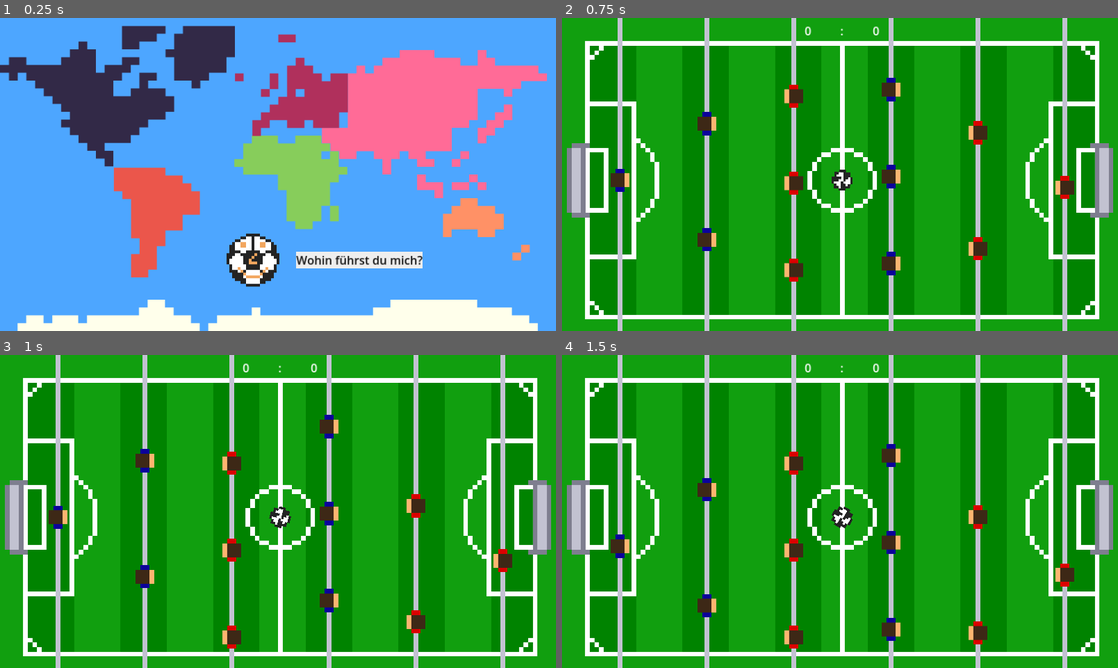
Above: before the commit, frames 1-4 (two rows, left to right).
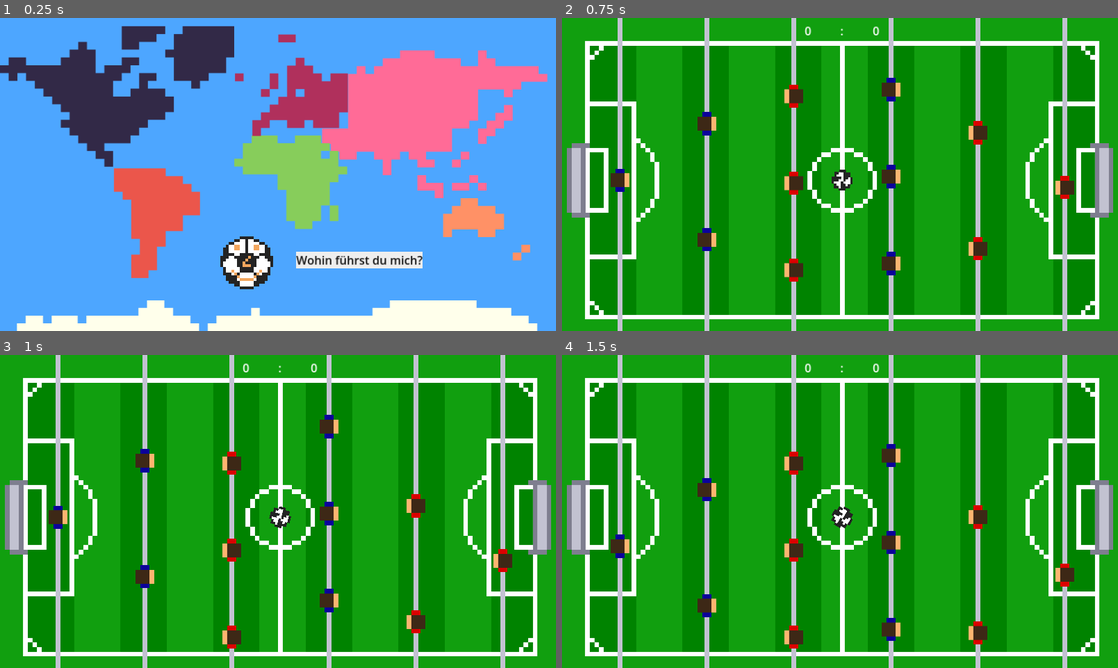
Above: after the commit, the same moments.

Repository: HephaistosForge/Boltzplatz
Game: Godot game, scene res://scenes/main_menu/main_menu.tscn
The game is run twice, just before and just after one commit, with the same random seed, the same clock (stepped at 60 frames per second) and the same inputs. The engine's default icon, where the game draws it, is replaced by a stand-in: a white triangle on a blue panel in a dark square.
Inputs (mouse positions are in pixels of both pictures, inside the frame that each line leads up to):
- Up to frame 1 (0.25 s): no input
- Up to frame 2 (0.75 s): tap Enter (kick_player_right) at 0.5 s; move the mouse to (1006, 121) at 0.52 s; hold Down (down_player_right) from 0.53 s (still down); click (1006, 121) at 0.67 s
- Up to frame 3 (1 s): keep holding Down (down_player_right)
- Up to frame 4 (1.5 s): move the mouse to (728, 527) at 1.27 s; release Down (down_player_right) at 1.28 s; hold S (down_player_left) from 1.28 s (still down); click (728, 527) at 1.42 s

The runs differ from the first frame. In frame 1, 3.1% of the frame differs, in the area x 0-99%, y 2-100%; in frame 2, nothing differs; in frame 3, nothing differs; in frame 4, nothing differs.

Commit message:
Add tweens in main_menu

Diff:
--- a/scenes/main_menu/africa.gd
+++ /dev/null
@@ -1,23 +0,0 @@
-extends Area2D
-var tween
-@onready var default_continent = preload("res://world.tscn")
-
-func _on_mouse_entered():
-	if tween:
-		tween.kill()
-	tween = create_tween()
-	tween.tween_property($".","scale", Vector2(1.05,1.05), 0.5)
-
-
-func _on_mouse_exited():
-	if tween:
-		tween.kill()
-	tween = create_tween()
-	tween.tween_property($".","scale", Vector2(1.0,1.0), 0.5)
-
-
-func _on_input_event(_viewport, event, _shape_idx):
-	if event is InputEventMouseButton:
-		if event.button_index == MOUSE_BUTTON_MASK_LEFT and event.pressed:
-			get_tree().change_scene_to_packed(default_continent)
-			Global.selected_level_settings = Global.LEVEL_SETTINGS.SAND
--- a/scenes/main_menu/antarctica.gd
+++ /dev/null
@@ -1,26 +0,0 @@
-extends Area2D
-var tween
-@onready var default_continent = preload("res://world.tscn")
-@onready var initial_sprite_position = $AnimatedSprite2D.position
-
-func _on_mouse_entered():
-	if tween:
-		tween.kill()
-	tween = create_tween()
-	tween.tween_property($".","scale", Vector2(1.05,1.05), 0.5)
-	tween.parallel().tween_property($AnimatedSprite2D, "position", initial_sprite_position+Vector2(0,-40), 0.5)
-
-
-func _on_mouse_exited():
-	if tween:
-		tween.kill()
-	tween = create_tween()
-	tween.tween_property($".","scale", Vector2(1.0,1.0), 0.5)
-	tween.parallel().tween_property($AnimatedSprite2D, "position", initial_sprite_position, 0.5)
-
-
-func _on_input_event(_viewport, event, _shape_idx):
-	if event is InputEventMouseButton:
-		if event.button_index == MOUSE_BUTTON_MASK_LEFT and event.pressed:
-			get_tree().change_scene_to_packed(default_continent)
-			Global.selected_level_settings = Global.LEVEL_SETTINGS.ICE
--- a/scenes/main_menu/asia.gd
+++ /dev/null
@@ -1,23 +0,0 @@
-extends Area2D
-var tween
-@onready var default_continent = preload("res://world.tscn")
-
-func _on_mouse_entered():
-	if tween:
-		tween.kill()
-	tween = create_tween()
-	tween.tween_property($".","scale", Vector2(1.05,1.05), 0.5)
-
-
-func _on_mouse_exited():
-	if tween:
-		tween.kill()
-	tween = create_tween()
-	tween.tween_property($".","scale", Vector2(1.0,1.0), 0.5)
-
-
-func _on_input_event(_viewport, event, _shape_idx):
-	if event is InputEventMouseButton:
-		if event.button_index == MOUSE_BUTTON_MASK_LEFT and event.pressed:
-			get_tree().change_scene_to_packed(default_continent)
-			Global.selected_level_settings = Global.LEVEL_SETTINGS.DEFAULT2
--- a/scenes/main_menu/australia.gd
+++ /dev/null
@@ -1,23 +0,0 @@
-extends Area2D
-var tween
-@onready var default_continent = preload("res://world.tscn")
-
-func _on_mouse_entered():
-	if tween:
-		tween.kill()
-	tween = create_tween()
-	tween.tween_property($".","scale", Vector2(1.05,1.05), 0.5)
-
-
-func _on_mouse_exited():
-	if tween:
-		tween.kill()
-	tween = create_tween()
-	tween.tween_property($".","scale", Vector2(1.0,1.0), 0.5)
-
-
-func _on_input_event(_viewport, event, _shape_idx):
-	if event is InputEventMouseButton:
-		if event.button_index == MOUSE_BUTTON_MASK_LEFT and event.pressed:
-			get_tree().change_scene_to_packed(default_continent)
-			Global.selected_level_settings = Global.LEVEL_SETTINGS.MUD
--- /dev/null
+++ b/scenes/main_menu/ballface.gd
@@ -0,0 +1,22 @@
+extends TextureRect
+
+@onready var initial_scale = scale
+
+func _on_mouse_entered():
+	var tween = create_tween()
+	tween.tween_property(self, "scale", initial_scale * 1.2, 0.25) \
+		.set_ease(Tween.EASE_OUT).set_trans(Tween.TRANS_BACK)
+	tween.parallel().tween_property(self, "rotation", 2*PI, 0.25) \
+		.set_ease(Tween.EASE_OUT).set_trans(Tween.TRANS_QUART)
+	tween.parallel().tween_property(self, "modulate", Color(.8, .8, .8), 0.25) \
+		.set_ease(Tween.EASE_OUT).set_trans(Tween.TRANS_QUART)
+
+
+func _on_mouse_exited():
+	var tween = create_tween()
+	tween.tween_property(self, "scale", initial_scale, 0.25) \
+		.set_ease(Tween.EASE_OUT).set_trans(Tween.TRANS_ELASTIC)
+	tween.parallel().tween_property(self, "rotation", 0, 0.25) \
+		.set_ease(Tween.EASE_OUT).set_trans(Tween.TRANS_QUART)
+	tween.parallel().tween_property(self, "modulate", Color.WHITE, 0.25) \
+		.set_ease(Tween.EASE_OUT).set_trans(Tween.TRANS_QUART)
--- /dev/null
+++ b/scenes/main_menu/continent.gd
@@ -0,0 +1,30 @@
+extends Area2D
+@onready var default_continent = preload("res://world.tscn")
+
+@export var level_settings = Global.LEVEL_SETTINGS.STREET
+
+func _on_mouse_entered():
+	var tween = create_tween()
+	tween.tween_property(self, "scale", Vector2.ONE * 1.05, 0.25) \
+		.set_ease(Tween.EASE_OUT).set_trans(Tween.TRANS_ELASTIC)
+	tween.parallel().tween_property(self, "rotation", .02, 0.25) \
+		.set_ease(Tween.EASE_OUT).set_trans(Tween.TRANS_ELASTIC)
+	tween.parallel().tween_property(self, "modulate", Color(.8, .8, .8), 0.25) \
+		.set_ease(Tween.EASE_OUT).set_trans(Tween.TRANS_EXPO)
+
+
+func _on_mouse_exited():
+	var tween = create_tween()
+	tween.tween_property(self, "scale", Vector2.ONE, 0.25) \
+		.set_ease(Tween.EASE_OUT).set_trans(Tween.TRANS_ELASTIC)
+	tween.parallel().tween_property(self, "rotation", 0, 0.25) \
+		.set_ease(Tween.EASE_OUT).set_trans(Tween.TRANS_ELASTIC)
+	tween.parallel().tween_property(self, "modulate", Color.WHITE, 0.25) \
+		.set_ease(Tween.EASE_OUT).set_trans(Tween.TRANS_EXPO)
+
+
+func _on_input_event(_viewport, event, _shape_idx):
+	if event is InputEventMouseButton:
+		if event.button_index == MOUSE_BUTTON_MASK_LEFT and event.pressed:
+			get_tree().change_scene_to_packed(default_continent)
+			Global.selected_level_settings = level_settings
--- a/scenes/main_menu/europe.gd
+++ /dev/null
@@ -1,24 +0,0 @@
-extends Area2D
-var tween
-@onready var default_continent = preload("res://world.tscn")
-
-func _on_mouse_entered():
-	if tween:
-		tween.kill()
-	tween = create_tween()
-	tween.tween_property($".","scale", Vector2(1.05,1.05), 0.5)
-
-
-func _on_mouse_exited():
-	if tween:
-		tween.kill()
-	tween = create_tween()
-	tween.tween_property($".","scale", Vector2(1.0,1.0), 0.5)
-
-
-func _on_input_event(_viewport, event, _shape_idx):
-	if event is InputEventMouseButton:
-		if event.button_index == MOUSE_BUTTON_MASK_LEFT and event.pressed:
-			get_tree().change_scene_to_packed(default_continent)
-			Global.selected_level_settings = Global.LEVEL_SETTINGS.DEFAULT
-#field grass stripes
--- a/scenes/main_menu/main_menu.tscn
+++ b/scenes/main_menu/main_menu.tscn
@@ -1,24 +1,19 @@
-[gd_scene load_steps=29 format=3 uid="uid://c55ldovyi8ncb"]
+[gd_scene load_steps=24 format=3 uid="uid://ddtnikrwruv6m"]
 
 [ext_resource type="Texture2D" uid="uid://8yxahy5q65sm" path="res://assets/Map_full.png" id="1_2alpc"]
 [ext_resource type="Script" path="res://scenes/main_menu/main_menu.gd" id="1_n8q4q"]
 [ext_resource type="Texture2D" uid="uid://dmx13omx4f6lj" path="res://assets/map/Map_background.png" id="2_bi52e"]
 [ext_resource type="Texture2D" uid="uid://dhu1to13l584y" path="res://assets/Ballface.png" id="2_btrv0"]
 [ext_resource type="Texture2D" uid="uid://cridjlb8i528t" path="res://assets/Spieler_blau.png" id="3_ra8g4"]
-[ext_resource type="Script" path="res://scenes/main_menu/europe.gd" id="6_rh3y7"]
+[ext_resource type="Script" path="res://scenes/main_menu/ballface.gd" id="5_4kk5k"]
 [ext_resource type="Texture2D" uid="uid://btgiapv1yudpx" path="res://assets/map/europe.png" id="7_0cckr"]
-[ext_resource type="Script" path="res://scenes/main_menu/africa.gd" id="8_3mc74"]
 [ext_resource type="Texture2D" uid="uid://cscvm6j2iv3ma" path="res://assets/map/asia.png" id="8_5bll3"]
-[ext_resource type="Script" path="res://scenes/main_menu/asia.gd" id="8_ioksg"]
 [ext_resource type="Texture2D" uid="uid://cdlpkrfgrgdd6" path="res://assets/map/africa.png" id="9_b8qbb"]
-[ext_resource type="Script" path="res://scenes/main_menu/australia.gd" id="9_nb7ur"]
 [ext_resource type="Texture2D" uid="uid://dbr2blg8r1dus" path="res://assets/map/australia.png" id="10_p76nm"]
-[ext_resource type="Script" path="res://scenes/main_menu/south_america.gd" id="11_016x6"]
 [ext_resource type="Texture2D" uid="uid://yrmn5ygjv5lq" path="res://assets/map/south_america.png" id="11_d2suc"]
-[ext_resource type="Script" path="res://scenes/main_menu/antarctica.gd" id="11_q40h0"]
-[ext_resource type="Script" path="res://scenes/main_menu/north_america.gd" id="12_37obt"]
 [ext_resource type="Texture2D" uid="uid://bijoyb6hrruf" path="res://assets/map/antarctica.png" id="12_hl7v5"]
 [ext_resource type="Texture2D" uid="uid://cpta5pvuktpsx" path="res://assets/map/north_america.png" id="13_8jprx"]
+[ext_resource type="Script" path="res://scenes/main_menu/continent.gd" id="18_a71df"]
 
 [sub_resource type="StyleBoxFlat" id="StyleBoxFlat_28iro"]
 bg_color = Color(0.933333, 0.933333, 0.933333, 1)
@@ -39,7 +34,7 @@
 size = Vector2(383, 333)
 
 [sub_resource type="CircleShape2D" id="CircleShape2D_jkvqx"]
-radius = 128.389
+radius = 152.398
 
 [sub_resource type="CapsuleShape2D" id="CapsuleShape2D_xaaui"]
 radius = 86.8385
@@ -77,12 +72,14 @@
 
 [node name="Ballface" type="TextureRect" parent="."]
 layout_mode = 0
-offset_left = 773.0
-offset_top = 745.0
-offset_right = 1093.0
-offset_bottom = 1065.0
+offset_left = 684.0
+offset_top = 694.0
+offset_right = 1004.0
+offset_bottom = 1014.0
 scale = Vector2(0.6, 0.6)
+pivot_offset = Vector2(167.963, 147.963)
 texture = ExtResource("2_btrv0")
+script = ExtResource("5_4kk5k")
 
 [node name="Label" type="Label" parent="."]
 layout_mode = 0
@@ -103,35 +100,35 @@
 texture_normal = ExtResource("3_ra8g4")
 
 [node name="asia" type="Area2D" parent="."]
-position = Vector2(1020, 244)
-script = ExtResource("8_ioksg")
+position = Vector2(1480, 343)
+script = ExtResource("18_a71df")
+level_settings = 1
 
 [node name="AnimatedSprite2D" type="Sprite2D" parent="asia"]
-position = Vector2(480, 121)
 scale = Vector2(1.87081, 1.67619)
 texture = ExtResource("8_5bll3")
+offset = Vector2(11.2251, 14.3182)
 
 [node name="CollisionShape2D" type="CollisionShape2D" parent="asia"]
-position = Vector2(521.5, 110.5)
 scale = Vector2(0.993807, 0.973921)
 shape = SubResource("RectangleShape2D_shxfx")
 
 [node name="africa" type="Area2D" parent="."]
-position = Vector2(1020, 244)
-script = ExtResource("8_3mc74")
+position = Vector2(1004, 566)
+script = ExtResource("18_a71df")
+level_settings = 6
 
 [node name="AnimatedSprite2D" type="Sprite2D" parent="africa"]
-position = Vector2(-14.9999, 323)
 scale = Vector2(1.87081, 1.67619)
 texture = ExtResource("9_b8qbb")
 
 [node name="CollisionShape2D" type="CollisionShape2D" parent="africa"]
-position = Vector2(-23.6157, 343.475)
 shape = SubResource("CapsuleShape2D_nvv2b")
 
 [node name="europe" type="Area2D" parent="."]
 position = Vector2(1020, 244)
-script = ExtResource("6_rh3y7")
+script = ExtResource("18_a71df")
+level_settings = 0
 
 [node name="AnimatedSprite2D" type="Sprite2D" parent="europe"]
 position = Vector2(-13.5, -13)
@@ -143,61 +140,63 @@
 shape = SubResource("RectangleShape2D_v72ym")
 
 [node name="australia" type="Area2D" parent="."]
-position = Vector2(1020, 244)
-script = ExtResource("9_nb7ur")
+position = Vector2(1681, 730)
+script = ExtResource("18_a71df")
+level_settings = 4
 
 [node name="AnimatedSprite2D" type="Sprite2D" parent="australia"]
-position = Vector2(660, 486)
 scale = Vector2(1.87081, 1.67619)
 texture = ExtResource("10_p76nm")
 
 [node name="CollisionShape2D" type="CollisionShape2D" parent="australia"]
-position = Vector2(632.827, 488.558)
+position = Vector2(-2, 13)
 shape = SubResource("CircleShape2D_jkvqx")
 
 [node name="south_america" type="Area2D" parent="."]
-position = Vector2(1020, 244)
+position = Vector2(542, 708)
 scale = Vector2(0.995306, 1.00879)
-script = ExtResource("11_016x6")
+script = ExtResource("18_a71df")
+level_settings = 1
 
 [node name="AnimatedSprite2D" type="Sprite2D" parent="south_america"]
-position = Vector2(-481, 458)
 scale = Vector2(1.87081, 1.67619)
 texture = ExtResource("11_d2suc")
 
 [node name="CollisionShape2D2" type="CollisionShape2D" parent="south_america"]
-position = Vector2(-501.677, 460.017)
 scale = Vector2(2, 1)
 shape = SubResource("CapsuleShape2D_xaaui")
 
 [node name="antarctica" type="Area2D" parent="."]
-position = Vector2(1020, 244)
-script = ExtResource("11_q40h0")
+position = Vector2(957, 1066)
+script = ExtResource("18_a71df")
+level_settings = 5
 
 [node name="AnimatedSprite2D" type="Sprite2D" parent="antarctica"]
-position = Vector2(-61, 782)
+position = Vector2(0, -39)
 scale = Vector2(1.87081, 1.67619)
 texture = ExtResource("12_hl7v5")
 
 [node name="CollisionShape2D" type="CollisionShape2D" parent="antarctica"]
-position = Vector2(-84.0001, 777.5)
+position = Vector2(0, -42)
 scale = Vector2(13.4, 1)
 shape = SubResource("RectangleShape2D_3dle8")
 
 [node name="north_america" type="Area2D" parent="."]
-position = Vector2(1020, 244)
-script = ExtResource("12_37obt")
+position = Vector2(349, 343)
+script = ExtResource("18_a71df")
 
 [node name="AnimatedSprite2D" type="Sprite2D" parent="north_america"]
-position = Vector2(-614, 26)
 scale = Vector2(2.2314, 2)
 texture = ExtResource("13_8jprx")
+offset = Vector2(25.0963, -36)
 
 [node name="CollisionShape2D" type="CollisionShape2D" parent="north_america"]
-position = Vector2(-648, -8)
+position = Vector2(24, -82)
 scale = Vector2(110.331, 2.95296)
 shape = SubResource("CapsuleShape2D_yo1jj")
 
+[connection signal="mouse_entered" from="Ballface" to="Ballface" method="_on_mouse_entered"]
+[connection signal="mouse_exited" from="Ballface" to="Ballface" method="_on_mouse_exited"]
 [connection signal="pressed" from="DummyContinentButton" to="." method="_on_dummy_country_button_pressed"]
 [connection signal="input_event" from="asia" to="asia" method="_on_input_event"]
 [connection signal="mouse_entered" from="asia" to="asia" method="_on_mouse_entered"]
--- a/scenes/main_menu/north_america.gd
+++ /dev/null
@@ -1,23 +0,0 @@
-extends Area2D
-var tween
-@onready var default_continent = preload("res://world.tscn")
-
-func _on_mouse_entered():
-	if tween:
-		tween.kill()
-	tween = create_tween()
-	tween.tween_property($".","scale", Vector2(1.05,1.05), 0.5)
-
-
-func _on_mouse_exited():
-	if tween:
-		tween.kill()
-	tween = create_tween()
-	tween.tween_property($".","scale", Vector2(1.0,1.0), 0.5)
-
-
-func _on_input_event(_viewport, event, _shape_idx):
-	if event is InputEventMouseButton:
-		if event.button_index == MOUSE_BUTTON_MASK_LEFT and event.pressed:
-			get_tree().change_scene_to_packed(default_continent)
-			Global.selected_level_settings = Global.LEVEL_SETTINGS.STREET
--- a/scenes/main_menu/south_america.gd
+++ /dev/null
@@ -1,23 +0,0 @@
-extends Area2D
-var tween
-@onready var default_continent = preload("res://world.tscn")
-
-func _on_mouse_entered():
-	if tween:
-		tween.kill()
-	tween = create_tween()
-	tween.tween_property($".","scale", Vector2(1.05,1.05), 0.5)
-
-
-func _on_mouse_exited():
-	if tween:
-		tween.kill()
-	tween = create_tween()
-	tween.tween_property($".","scale", Vector2(1.0,1.0), 0.5)
-
-
-func _on_input_event(_viewport, event, _shape_idx):
-	if event is InputEventMouseButton:
-		if event.button_index == MOUSE_BUTTON_MASK_LEFT and event.pressed:
-			get_tree().change_scene_to_packed(default_continent)
-			Global.selected_level_settings = Global.LEVEL_SETTINGS.DEFAULT2
